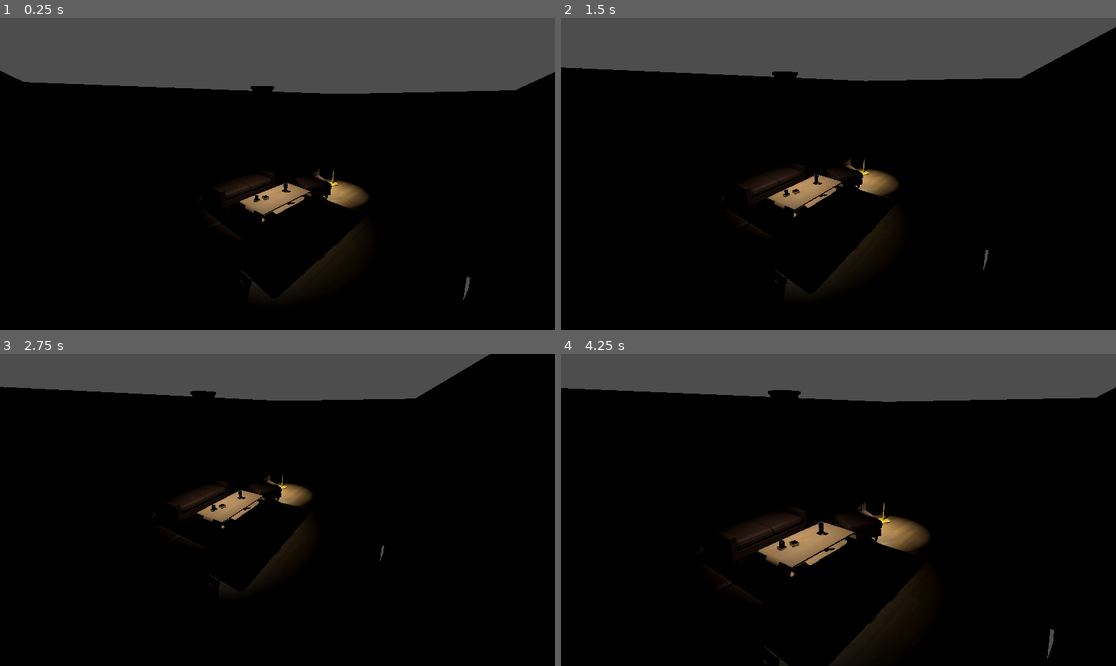
Above: before the commit, frames 1-4 (two rows, left to right).
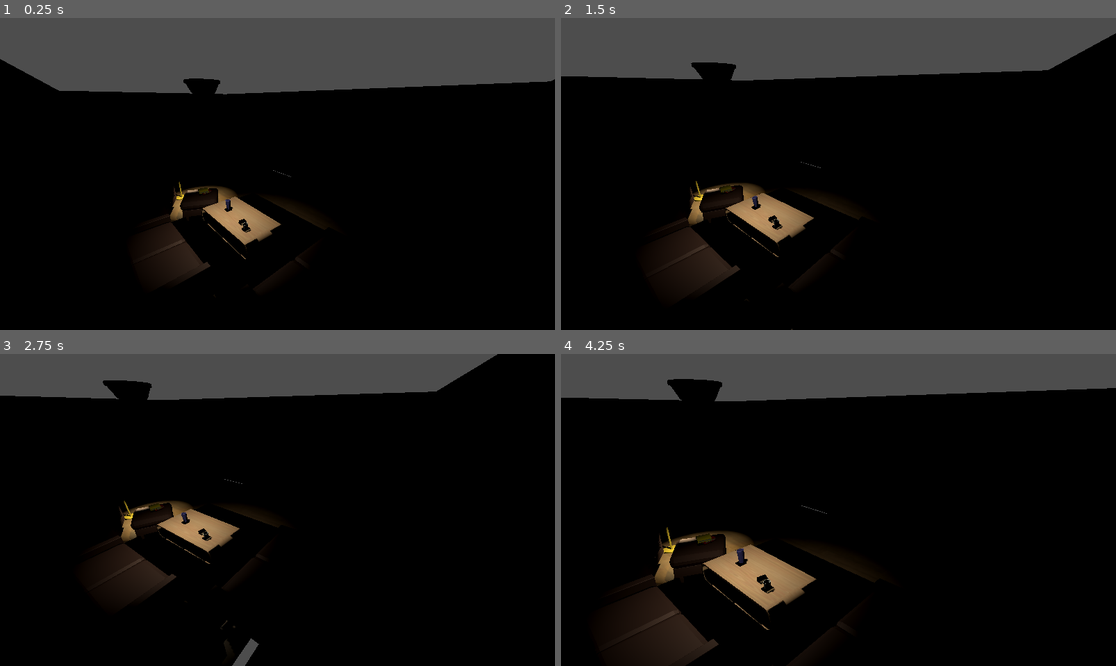
Above: after the commit, the same moments.

Repository: tvstaticghost/CritterJam
Game: Godot game, scene res://Scenes/world.tscn
Two runs of this game, one before a commit and one after it. Both use one fixed random seed, a clock stepped at 60 frames per second and the inputs below.
Inputs (mouse positions are in pixels of both pictures, inside the frame that each line leads up to):
- Up to frame 1 (0.25 s): no input
- Up to frame 2 (1.5 s): tap Enter at 0.5 s; move the mouse to (960, 158) at 0.52 s; press the mouse at (960, 158) at 0.53 s; hold Right (right) 0.53-1.28 s; move the mouse to (727, 189) at 1.27 s; release the mouse at (727, 189) at 1.28 s; hold Down (down) from 1.28 s (still down); tap E (zoom_in) at 1.35 s
- Up to frame 3 (2.75 s): move the mouse to (333, 441) at 2.02 s; release Down (down) at 2.03 s; hold Right (right) from 2.03 s (still down); hold C (zoom_out) from 2.03 s (still down)
- Up to frame 4 (4.25 s): move the mouse to (810, 572) at 2.77 s; release Right (right) at 2.78 s; release C (zoom_out) at 2.78 s; hold Up (up) 2.78-3.53 s; click (810, 572) at 2.85 s; move the mouse to (1005, 556) at 3.52 s; hold Left (left) from 3.53 s (still down); hold E (zoom_in) from 3.53 s (still down)

The runs differ from the first frame. In frame 1, 6.6% of the frame differs, in the area x 0-100%, y 13-91%; in frame 2, 7.4%; in frame 3, 6.4%; in frame 4, 12%, in the area x 0-100%, y 8-100%.

Commit message:
Added additional models to the livingroom scene

Diff:
--- a/Scenes/living_room_level.tscn
+++ b/Scenes/living_room_level.tscn
@@ -1,6 +1,7 @@
-[gd_scene load_steps=9 format=3 uid="uid://cdgsq8qu2j3o"]
+[gd_scene load_steps=10 format=3 uid="uid://cdgsq8qu2j3o"]
 
 [ext_resource type="PackedScene" uid="uid://yv8k4ecn3ol8" path="res://Meshes/CritterJam_LivingRoom1.glb" id="1_ica4d"]
+[ext_resource type="PackedScene" uid="uid://cr7kf7rhxgneb" path="res://Meshes/TVandSpeakers.glb" id="2_wsg7u"]
 
 [sub_resource type="ConcavePolygonShape3D" id="ConcavePolygonShape3D_xq81x"]
 data = PackedVector3Array(-0.104, -0.1558, 1.2542, 0.065, -0.1473, 1.2542, 0.065, -0.1558, 1.2542, -0.104, -0.1558, 1.2 …(17437 unchanged characters)…
@@ -27,6 +28,12 @@
 
 [node name="CritterJam_LivingRoom1" parent="." instance=ExtResource("1_ica4d")]
 transform = Transform3D(1, 0, 0, 0, 1, 0, 0, 0, 1, 4.17146, 1.19209e-07, -1.76059)
+
+[node name="Book" parent="CritterJam_LivingRoom1/CoffeeTable" index="0"]
+transform = Transform3D(1.22929, 0, 0.154694, 0, 1.23899, 0, -0.154694, 0, 1.22929, 1.46459, 0.324504, -1.38267)
+
+[node name="Book_001" parent="CritterJam_LivingRoom1/CoffeeTable" index="1"]
+transform = Transform3D(1.19141, 0, -0.340029, 0, 1.23899, 0, 0.340029, 0, 1.19141, 2.02027, 0.36971, -1.38267)
 
 [node name="Book" type="StaticBody3D" parent="CritterJam_LivingRoom1/CoffeeTable/Book_001" index="0"]
 
@@ -69,6 +76,15 @@
 [node name="CollisionShape3D" type="CollisionShape3D" parent="CritterJam_LivingRoom1/FlowerPainting/Flower Painting"]
 shape = SubResource("ConcavePolygonShape3D_t5ggk")
 
+[node name="DoorWall_002" parent="CritterJam_LivingRoom1" index="28"]
+transform = Transform3D(-1, 0, -3.25841e-07, 0, 1, 0, 3.25841e-07, 0, -1, -3.46045, 1.49997, 5.07993)
+
+[node name="Door_002" parent="CritterJam_LivingRoom1" index="29"]
+transform = Transform3D(1, 0, 0, 0, 1, 0, 0, 0, 1, -2.89358, 1.03035, 5.12141)
+
+[node name="SolidWall_006" parent="CritterJam_LivingRoom1" index="31"]
+transform = Transform3D(-1, 0, 3.57899e-08, 0, 1.49997, 0, -3.25841e-07, 0, -0.109838, -5.4592, 1.49997, 5.08)
+
 [node name="AnimationPlayer" parent="CritterJam_LivingRoom1" index="53"]
 autoplay = "Cylinder_008Action"
 
@@ -79,4 +95,7 @@
 light_size = 0.21
 shadow_enabled = true
 
+[node name="TVandSpeakers" parent="." instance=ExtResource("2_wsg7u")]
+transform = Transform3D(-0.0143287, 0, 0.999897, 0, 1, 0, -0.999897, 0, -0.0143287, 0.228205, 0, 2.80744)
+
 [editable path="CritterJam_LivingRoom1"]
--- a/Scenes/world.tscn
+++ b/Scenes/world.tscn
@@ -6,6 +6,6 @@
 [node name="World" type="Node3D"]
 
 [node name="MainCamera" parent="." instance=ExtResource("2_go701")]
-transform = Transform3D(0.806102, 0.275703, -0.757488, 0, 1.07125, 0.389903, 0.806102, -0.275703, 0.757488, -4.72153, 2.73981, 2.84952)
+transform = Transform3D(-0.681373, 0.250337, -0.687796, 0, 0.939693, 0.34202, 0.731937, 0.233043, -0.640281, -4.72153, 2.73981, -2.03959)
 
 [node name="LivingRoomLevel" parent="." instance=ExtResource("2_5a7ea")]
Not shown, changed: Meshes/CritterJam_LivingRoom1_catimage.jpg.import
Not shown, changed: Meshes/CritterJam_LivingRoom1_fabrics_0078_color_1k.jpg.import
Not shown, changed: Meshes/CritterJam_LivingRoom1_wood_0054_color_1k.jpg.import
Not shown, changed: Meshes/CritterJam_LivingRoom1_wood_floor_diff_1k.jpg.import
Binary file added: Meshes/TVandSpeakers.glb
Not shown, added: Meshes/TVandSpeakers.glb.import
